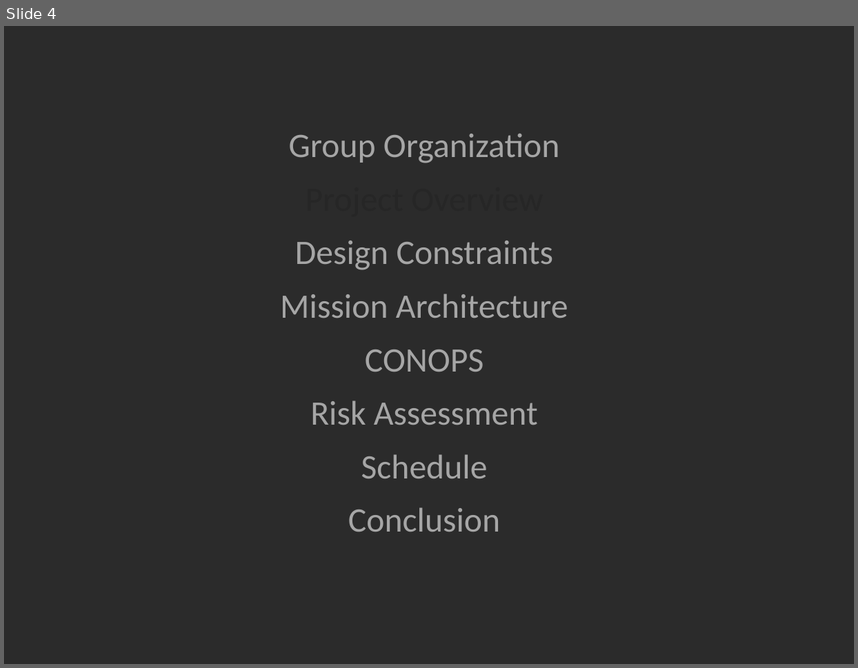
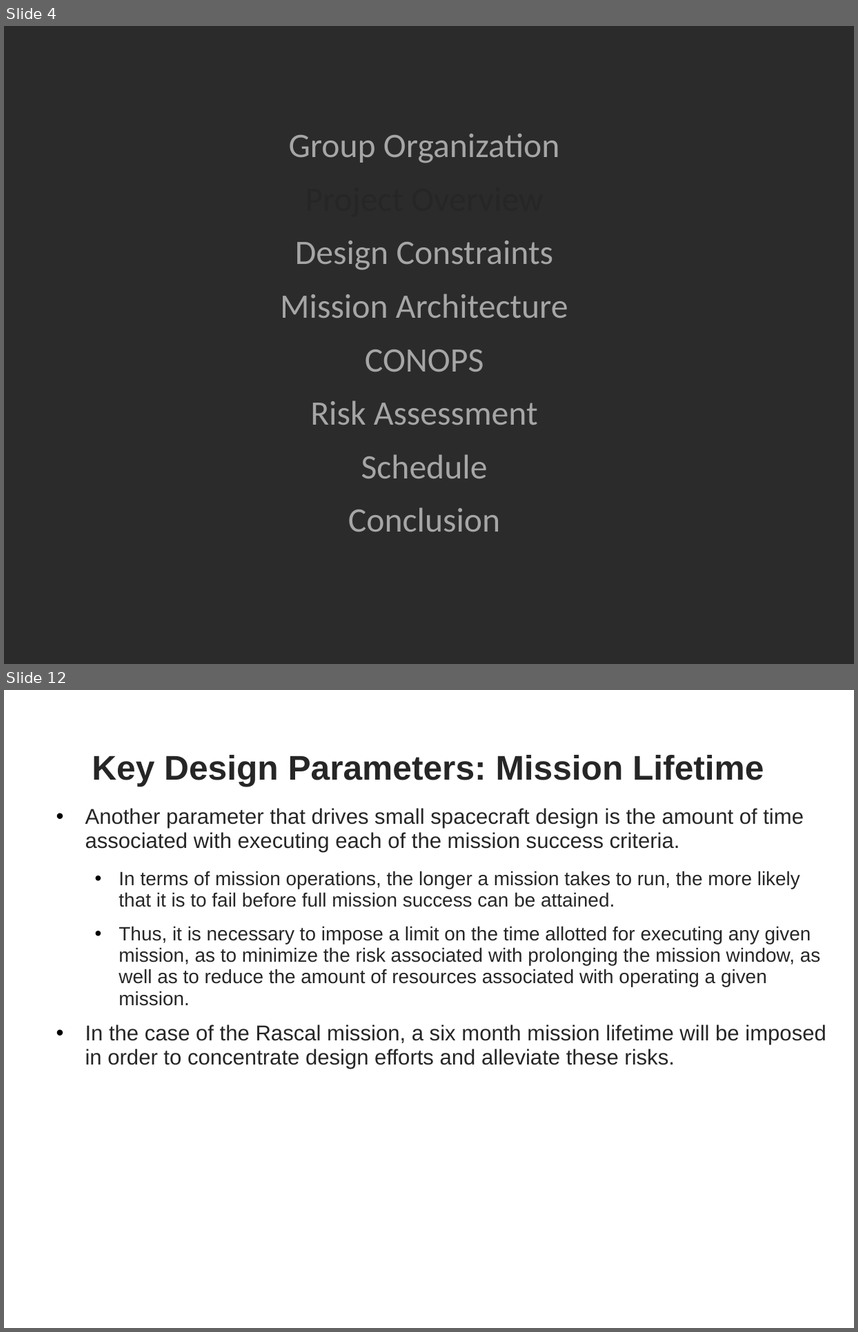
Before and after one commit to RascalSeniorDesign/Preliminary-Design, a slide deck: CMQA/Presentations/First Semester Presentation.pptx. Shown one above the other, each under a label of ours: slide 4 before the commit, slides 4 and 12 after it; the slides between them are not shown. The pictures are 858x668 and 858x1332 pixels, drawn with LibreOffice and Linux fonts; fonts in the diff are those of the drawing; background and template pictures are left out; a plain dark background stands for a picture behind light text. Boxes give left, top, right and bottom in pixels: in the first picture for what was removed or moved away, otherwise in the second. Text is boxed around its words. In the diff, an @@ line names an element or a change of style, - is before the commit and + after.

Commit message:
added design constraints

```diff
--- a/CMQA/Presentations/First Semester Presentation.pptx
+++ b/CMQA/Presentations/First Semester Presentation.pptx
@@ slide 12 added at [4,690,854,1328], background picture (left out) @@
@@ title added at [92,755,764,786], 32 pt, text #262626, bold @@
+Key Design Parameters: Mission Lifetime
@@ text added at [85,808,826,1069], 18 pt, text #262626 @@
+• Another parameter that drives small spacecraft design is the amount of time associated with executing each of the mission success criteria.
+  • In terms of mission operations, the longer a mission takes to run, the more likely that it is to fail before full mission success can be attained.
+  • Thus, it is necessary to impose a limit on the time allotted for executing any given mission, as to minimize the risk associated with prolonging the mission window, as well as to reduce the amount of resources associated with operating a given mission.
+• In the case of the Rascal mission, a six month mission lifetime will be imposed in order to concentrate design efforts and alleviate these risks.
@@ page number added at [809,1305,839,1328], 14 pt, text #FFFFFF @@
+12
```
Also in this commit, not shown: 2 slides changed, 6 other slides added, 1 slide removed.
